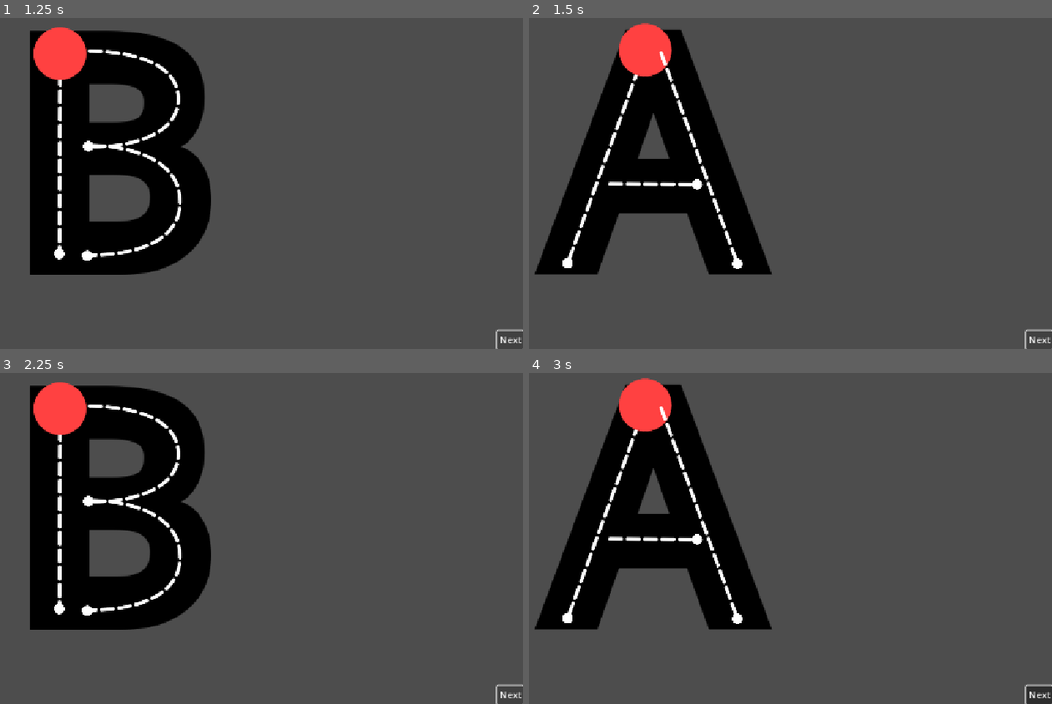
Above: before the commit, frames 1-4 (two rows, left to right).
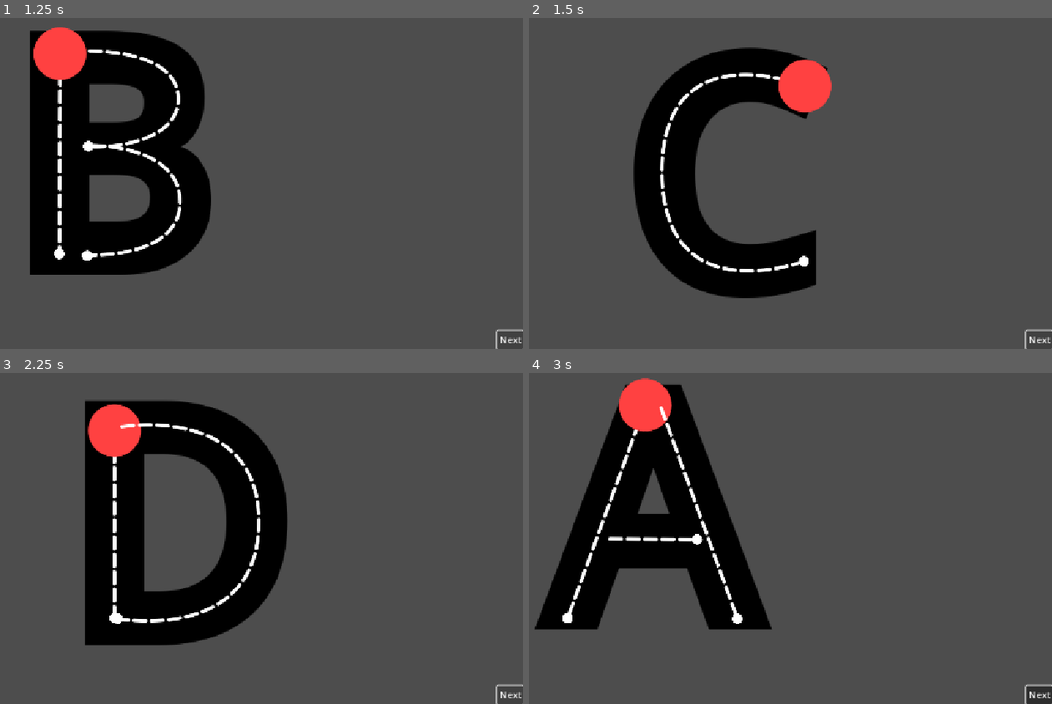
Above: after the commit, the same moments.

Repository: BlazingNeutron/urban-garbanzo
Game: Godot game, scene res://scenes/main_stage.tscn
The game is run twice, just before and just after one commit, with the same random seed, the same clock (stepped at 60 frames per second) and the same inputs.
Inputs (mouse positions are in pixels of both pictures, inside the frame that each line leads up to):
- Up to frame 1 (1.25 s): click "Next" at 0.5 s
- Up to frame 2 (1.5 s): click "Next" at 1.25 s
- Up to frame 3 (2.25 s): click "Next" at 2 s
- Up to frame 4 (3 s): tap Enter at 2.75 s; move the mouse to (863, 498) at 2.77 s; press the mouse at (863, 498) at 2.78 s

Frame 1 is identical in both runs. In frame 2, 21% of the frame differs, in the area x 1-58%, y 1-85%; in frame 3, 27%, in the area x 5-56%, y 2-83%; in frame 4, nothing differs.

Commit message:
Added C and D

Diff:
--- /dev/null
+++ b/scenes/letters/capital_letter_c.tscn
@@ -0,0 +1,48 @@
+[gd_scene load_steps=8 format=3 uid="uid://dxex3ypv5iwa5"]
+
+[ext_resource type="PackedScene" uid="uid://4gktlgtprxfr" path="res://scenes/letter.tscn" id="1_8y2wt"]
+[ext_resource type="Script" uid="uid://snujoof1kuvo" path="res://scripts/letter_path.gd" id="2_c338b"]
+[ext_resource type="Texture2D" uid="uid://c7w11x3h84ksb" path="res://assets/images/dashed.png" id="3_7d5sx"]
+[ext_resource type="Texture2D" uid="uid://c533vh6peh46i" path="res://assets/images/end-dot.png" id="4_wce0r"]
+[ext_resource type="Texture2D" uid="uid://c7qcdvq3kvg3y" path="res://assets/images/grab-indicator.png" id="5_g5hst"]
+
+[sub_resource type="ShaderMaterial" id="ShaderMaterial_v01t8"]
+
+[sub_resource type="Curve2D" id="Curve2D_mf3et"]
+_data = {
+"points": PackedVector2Array(0, 0, 0, 0, 725, 193, 0, -246.4, 0, 246.4, 478, 341, 0, 0, 0, 0, 723, 496)
+}
+point_count = 3
+
+[node name="Letter" instance=ExtResource("1_8y2wt")]
+
+[node name="RichTextLabel" parent="." index="1"]
+offset_left = 398.0
+offset_top = -17.0
+offset_right = 781.0
+offset_bottom = 710.0
+theme_override_font_sizes/bold_font_size = 533
+text = "[b]C[/b]"
+
+[node name="LetterPath" type="Path2D" parent="LetterPaths" index="0"]
+material = SubResource("ShaderMaterial_v01t8")
+curve = SubResource("Curve2D_mf3et")
+script = ExtResource("2_c338b")
+
+[node name="Dash" type="Line2D" parent="LetterPaths/LetterPath" index="0"]
+texture_repeat = 2
+texture = ExtResource("3_7d5sx")
+texture_mode = 1
+
+[node name="EndPoint" type="Sprite2D" parent="LetterPaths/LetterPath" index="1"]
+scale = Vector2(0.2, 0.2)
+texture = ExtResource("4_wce0r")
+
+[node name="PathFollower" type="PathFollow2D" parent="LetterPaths/LetterPath" index="2"]
+visible = false
+position = Vector2(725, 193)
+rotation = 2.60177
+loop = false
+
+[node name="PathGrabberSprite" type="Sprite2D" parent="LetterPaths/LetterPath/PathFollower" index="0"]
+texture = ExtResource("5_g5hst")
--- /dev/null
+++ b/scenes/letters/capital_letter_d.tscn
@@ -0,0 +1,77 @@
+[gd_scene load_steps=9 format=3 uid="uid://lmoaglboiict"]
+
+[ext_resource type="PackedScene" uid="uid://4gktlgtprxfr" path="res://scenes/letter.tscn" id="1_oosnv"]
+[ext_resource type="Script" uid="uid://snujoof1kuvo" path="res://scripts/letter_path.gd" id="2_d4w47"]
+[ext_resource type="Texture2D" uid="uid://c7w11x3h84ksb" path="res://assets/images/dashed.png" id="3_2aweq"]
+[ext_resource type="Texture2D" uid="uid://c533vh6peh46i" path="res://assets/images/end-dot.png" id="4_v6wni"]
+[ext_resource type="Texture2D" uid="uid://c7qcdvq3kvg3y" path="res://assets/images/grab-indicator.png" id="5_708ni"]
+
+[sub_resource type="ShaderMaterial" id="ShaderMaterial_v01t8"]
+
+[sub_resource type="Curve2D" id="Curve2D_35ifx"]
+_data = {
+"points": PackedVector2Array(0, 0, 0, 0, 446, 175, 0, 0, 0, 0, 446, 499)
+}
+point_count = 2
+
+[sub_resource type="Curve2D" id="Curve2D_j3n6c"]
+_data = {
+"points": PackedVector2Array(0, 0, 0, 0, 455, 169, 1.94872, -208.513, -1.94872, 208.513, 695, 335, 0, 0, 0, 0, 452, 500)
+}
+point_count = 3
+
+[node name="Letter" instance=ExtResource("1_oosnv")]
+
+[node name="RichTextLabel" parent="." index="1"]
+offset_left = 345.0
+offset_top = -25.0
+offset_right = 773.0
+offset_bottom = 702.0
+theme_override_font_sizes/bold_font_size = 533
+text = "[b]D[/b]"
+
+[node name="LetterPath" type="Path2D" parent="LetterPaths" index="0"]
+material = SubResource("ShaderMaterial_v01t8")
+curve = SubResource("Curve2D_35ifx")
+script = ExtResource("2_d4w47")
+
+[node name="Dash" type="Line2D" parent="LetterPaths/LetterPath" index="0"]
+texture_repeat = 2
+texture = ExtResource("3_2aweq")
+texture_mode = 1
+
+[node name="EndPoint" type="Sprite2D" parent="LetterPaths/LetterPath" index="1"]
+scale = Vector2(0.2, 0.2)
+texture = ExtResource("4_v6wni")
+
+[node name="PathFollower" type="PathFollow2D" parent="LetterPaths/LetterPath" index="2"]
+visible = false
+position = Vector2(446, 175)
+rotation = 1.5708
+loop = false
+
+[node name="PathGrabberSprite" type="Sprite2D" parent="LetterPaths/LetterPath/PathFollower" index="0"]
+texture = ExtResource("5_708ni")
+
+[node name="LetterPath2" type="Path2D" parent="LetterPaths" index="1"]
+material = SubResource("ShaderMaterial_v01t8")
+curve = SubResource("Curve2D_j3n6c")
+script = ExtResource("2_d4w47")
+
+[node name="Dash" type="Line2D" parent="LetterPaths/LetterPath2" index="0"]
+texture_repeat = 2
+texture = ExtResource("3_2aweq")
+texture_mode = 1
+
+[node name="EndPoint" type="Sprite2D" parent="LetterPaths/LetterPath2" index="1"]
+scale = Vector2(0.2, 0.2)
+texture = ExtResource("4_v6wni")
+
+[node name="PathFollower" type="PathFollow2D" parent="LetterPaths/LetterPath2" index="2"]
+visible = false
+position = Vector2(455, 169)
+rotation = 0.605111
+loop = false
+
+[node name="PathGrabberSprite" type="Sprite2D" parent="LetterPaths/LetterPath2/PathFollower" index="0"]
+texture = ExtResource("5_708ni")
--- a/scripts/main_stage.gd
+++ b/scripts/main_stage.gd
@@ -11,6 +11,12 @@
 			},
 			{
 				"scene": "capital_letter_b"
+			},
+			{
+				"scene": "capital_letter_c"
+			},
+			{
+				"scene": "capital_letter_d"
 			}
 		]
 }
